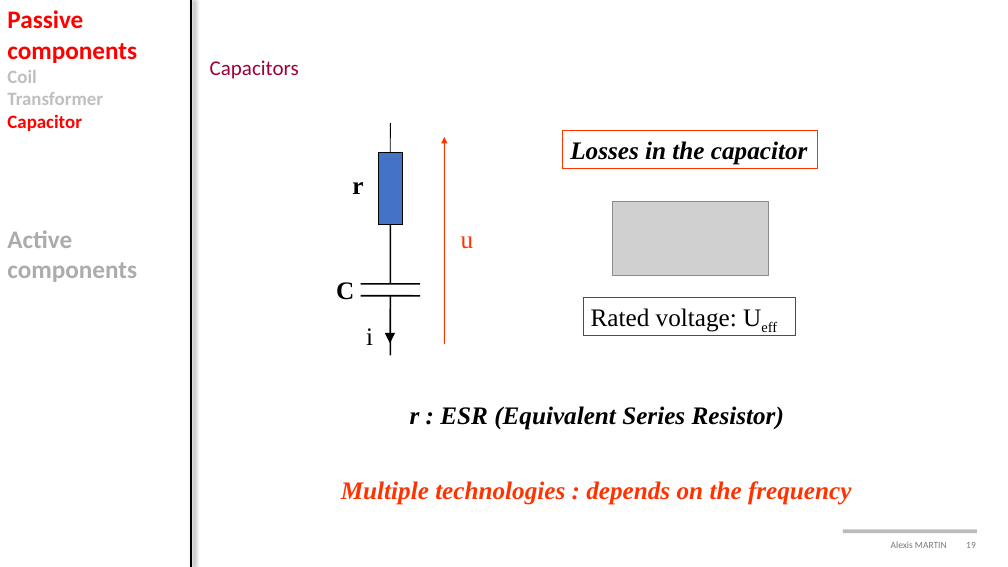
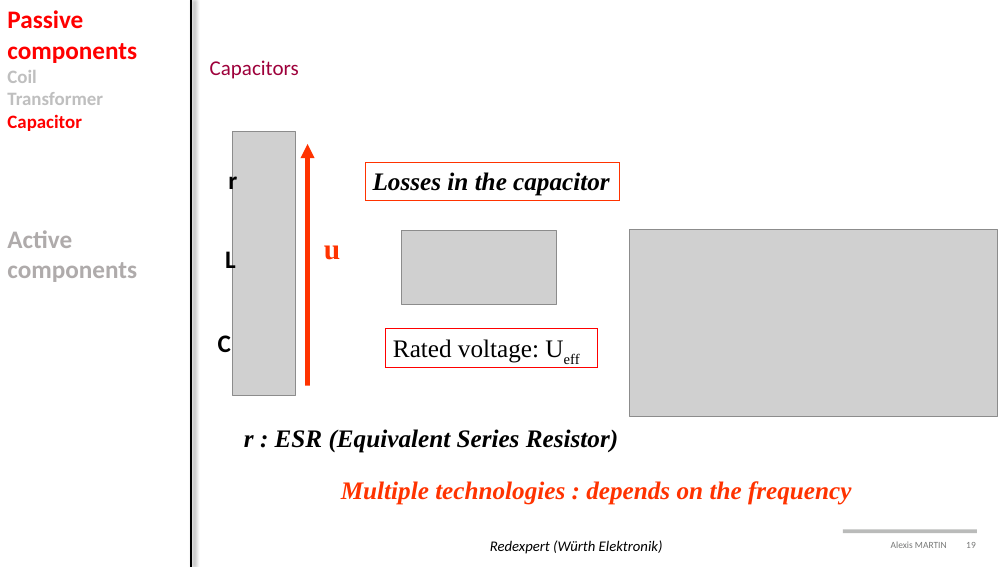
Before and after one commit to alexismartin46/Cours_Electronique_de_Puissance_FISE2, a slide deck: slide 19 of Cours/Cours3_components.pptx. Drawn at 1008x567 pixels with LibreOffice and Linux fonts; fonts in the diff are those of the drawing; grey boxes stand for pictures; background and template pictures are left out. Boxes give left, top, right and bottom in pixels: in the first picture for what was removed or moved away, otherwise in the second. Text is boxed around its words. In the diff, an @@ line names an element or a change of style, - is before the commit and + after.

```diff
--- a/Cours/Cours3_components.pptx
+++ b/Cours/Cours3_components.pptx
@@ picture added at bbox=[233, 132, 296, 395] @@
@@ arrow added from (308, 386) to (308, 144), #FF3300 4.5 pt @@
@@ line removed from (390, 153) to (390, 123) @@
@@ arrow removed from (445, 344) to (445, 137) @@
@@ text "r": place and size @@
-text "r" at bbox=[352, 182, 363, 194]
+text "r" at bbox=[228, 168, 237, 195]
@@ text "r" at bbox=[228, 168, 237, 195]: font Times New Roman to Calibri @@
@@ rectangle "Losses in the capacitor": place and size @@
-rectangle "Losses in the capacitor" at bbox=[563, 131, 817, 169]
+rectangle "Losses in the capacitor" at bbox=[365, 162, 620, 200]
@@ rectangle removed at bbox=[379, 153, 402, 224] @@
@@ picture removed at bbox=[613, 202, 768, 275] @@
@@ text "u": place and size @@
-text "u" at bbox=[461, 236, 474, 249]
+text "u" at bbox=[324, 245, 340, 260]
@@ text "u" at bbox=[324, 245, 340, 260]: size 24 to 28 pt, bold on @@
@@ line removed from (390, 225) to (390, 284) @@
@@ picture added at bbox=[402, 231, 557, 304] @@
@@ picture added at bbox=[630, 230, 997, 417] @@
@@ text added at bbox=[225, 248, 236, 275], 24 pt, text #000000, bold @@
+L
@@ line removed from (361, 284) to (420, 284) @@
@@ line removed from (361, 296) to (420, 296) @@
@@ line removed from (390, 296) to (390, 355) @@
@@ text "C" at bbox=[218, 335, 231, 352]: font Times New Roman to Calibri @@
@@ text "C": place and size @@
-text "C" at bbox=[336, 282, 354, 300]
+text "C" at bbox=[218, 335, 231, 352]
@@ text removed at bbox=[366, 328, 373, 345] @@
-i
@@ rectangle "Rated voltage: Ueff": place and size @@
-rectangle "Rated voltage: Ueff" at bbox=[583, 298, 796, 337]
+rectangle "Rated voltage: Ueff" at bbox=[386, 329, 598, 368]
@@ arrow removed from (390, 309) to (390, 343) @@
@@ text "r : ESR (Equivalent Series ...": place and size @@
-text "r : ESR (Equivalent Series ..." at bbox=[410, 406, 784, 430]
+text "r : ESR (Equivalent Series ..." at bbox=[244, 429, 618, 453]
@@ text added at bbox=[490, 540, 663, 554], 14 pt, text #000000, italic @@
+Redexpert (Würth Elektronik)
```
Also in this commit, not shown: 7 other slides changed, 6 slides added, 8 other files.
